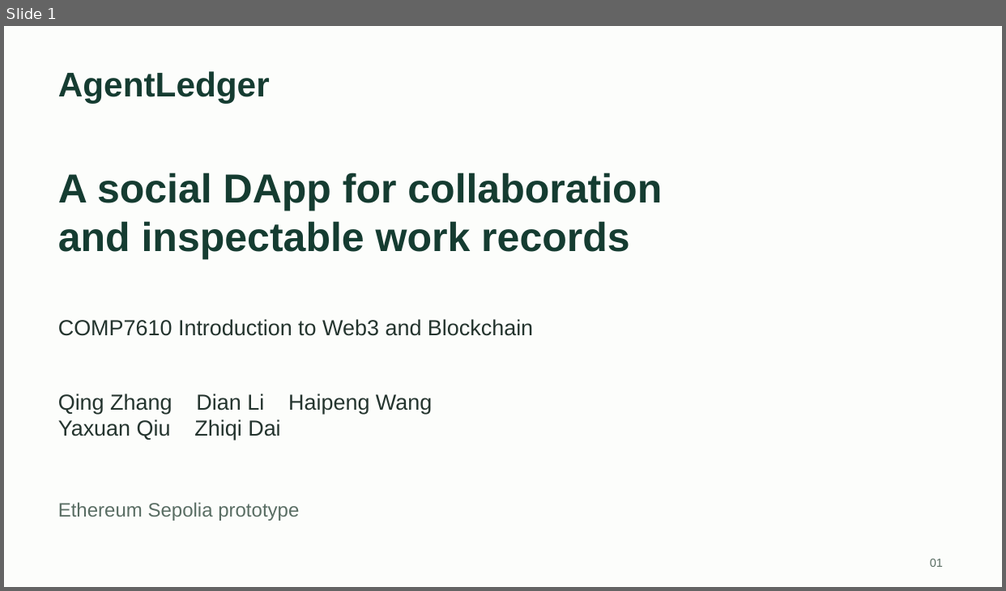
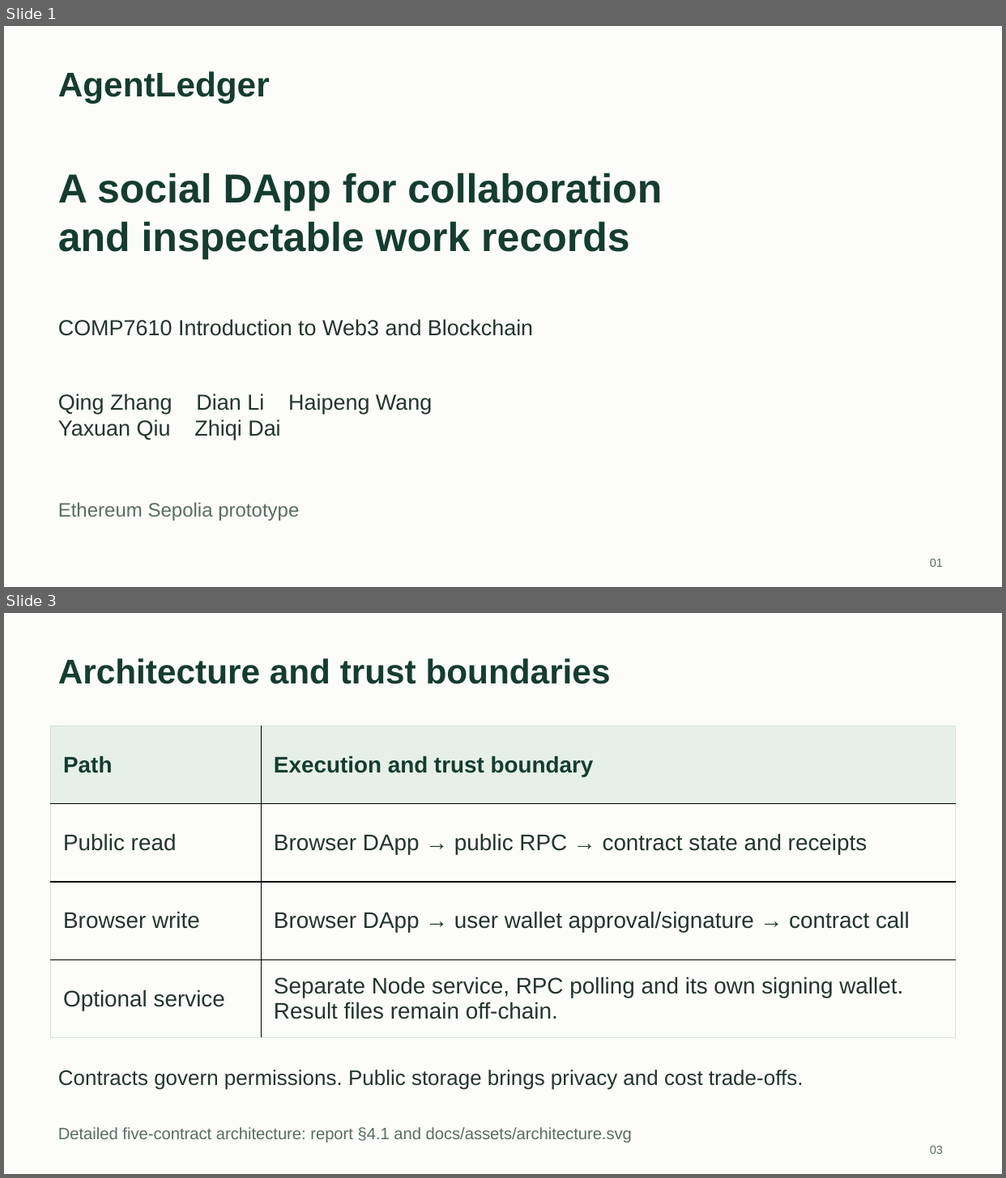
Before and after one commit to Zqqq-qq/comp7610-agentledger, a slide deck: docs/project/5-AgentLedger-Slides.pptx. Shown one above the other, each under a label of ours: slide 1 before the commit, slides 1 and 3 after it; the slides between them are not shown. The pictures are 1006x591 and 1006x1178 pixels, drawn with LibreOffice and Linux fonts; fonts in the diff are those of the drawing. Boxes give left, top, right and bottom in pixels: in the first picture for what was removed or moved away, otherwise in the second. Text is boxed around its words. In the diff, an @@ line names an element or a change of style, - is before the commit and + after.

Commit message:
docs: improve presentation story, readability and evidence

```diff
--- a/docs/project/5-AgentLedger-Slides.pptx
+++ b/docs/project/5-AgentLedger-Slides.pptx
@@ slide 3 added at (4,613,1002,1174), background #FCFDFB @@
@@ text added at (58,658,611,684), 33 pt, text #153C31, bold @@
+Architecture and trust boundaries
@@ table added at (50,726,955,1038), 4 rows, 2 columns @@
+Path | Execution and trust boundary
+Public read | Browser DApp → public RPC → contract state and receipts
+Browser write | Browser DApp → user wallet approval/signature → contract call
+Optional service | Separate Node service, RPC polling and its own signing wallet. Result files remain off-chain.
@@ text added at (58,1070,803,1090), 20.2 pt, text #24342E @@
+Contracts govern permissions. Public storage brings privacy and cost trade-offs.
@@ text added at (58,1127,632,1143), 15.8 pt, text #596D63 @@
+Detailed five-contract architecture: report §4.1 and docs/assets/architecture.svg
@@ text added at (930,1146,943,1154), 11.2 pt, text #596D63 @@
+03
```
Also in this commit, not shown: 7 slides changed, 2 other slides added, 2 slides removed, 7 other files.
